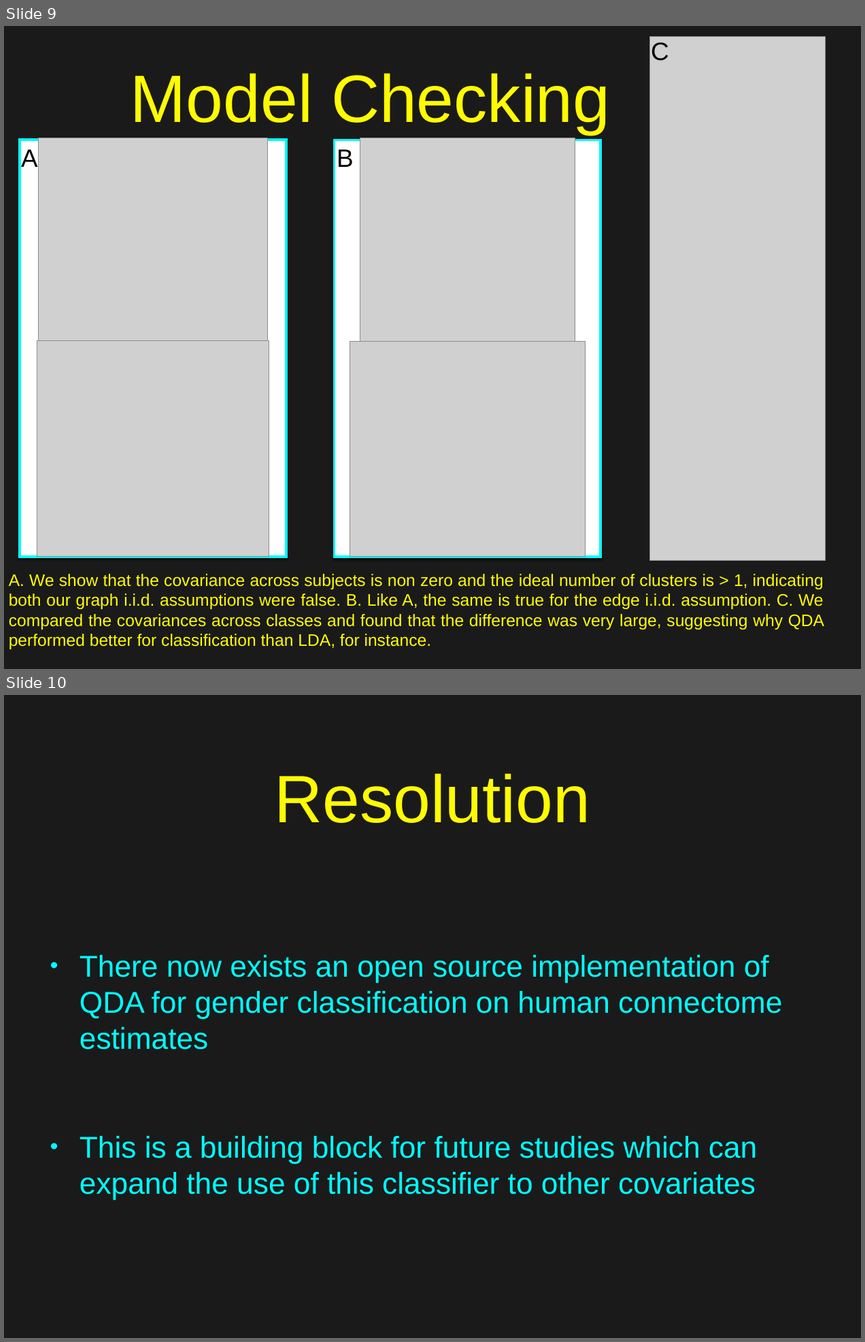
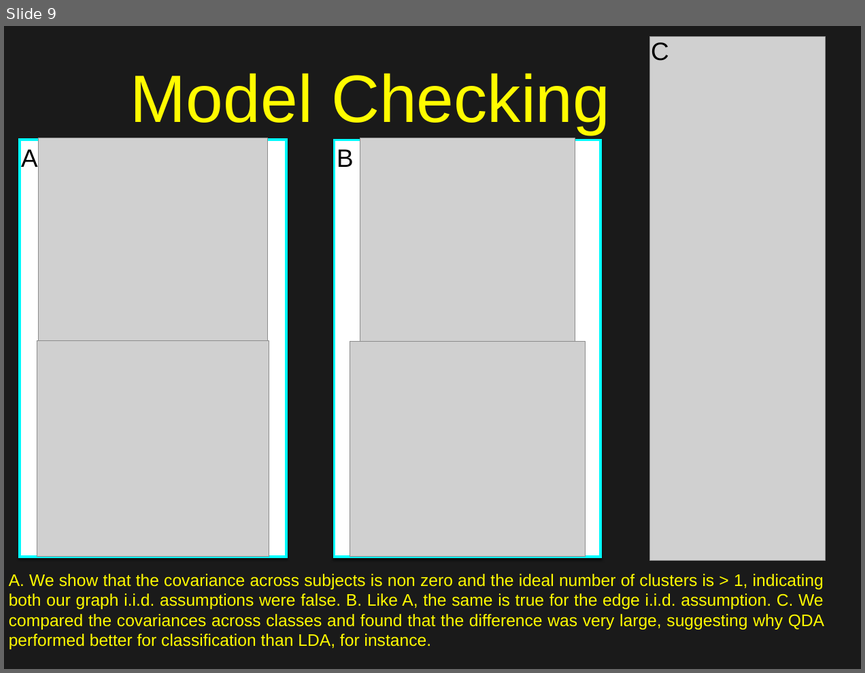
Before and after one commit to Upward-Spiral-Science/TA, a slide deck: draft/summary_presentation.pptx. Shown one above the other, each under a label of ours: slides 9 and 10 before the commit, slide 9 after it. The pictures are 865x1342 and 865x673 pixels, drawn with LibreOffice and Linux fonts; fonts in the diff are those of the drawing; grey boxes stand for pictures; background and template pictures are left out; a plain dark background stands for a picture behind light text. Boxes give left, top, right and bottom in pixels: in the first picture for what was removed or moved away, otherwise in the second. Text is boxed around its words. In the diff, an @@ line names an element or a change of style, - is before the commit and + after.

```diff
--- a/draft/summary_presentation.pptx
+++ b/draft/summary_presentation.pptx
@@ slide 10 removed at (4, 695, 861, 1338), background picture (left out); not listed: 1 template element that a slide beside it also shows @@
@@ title removed at (274, 773, 590, 823) @@
-Resolution
@@ text removed at (79, 955, 782, 1199) @@
-• There now exists an open source implementation of QDA for gender classification on human connectome estimates
-• This is a building block for future studies which can expand the use of this classifier to other covariates
```
Also in this commit, not shown: 1 slide changed, 1 slide added, 2 other files.
